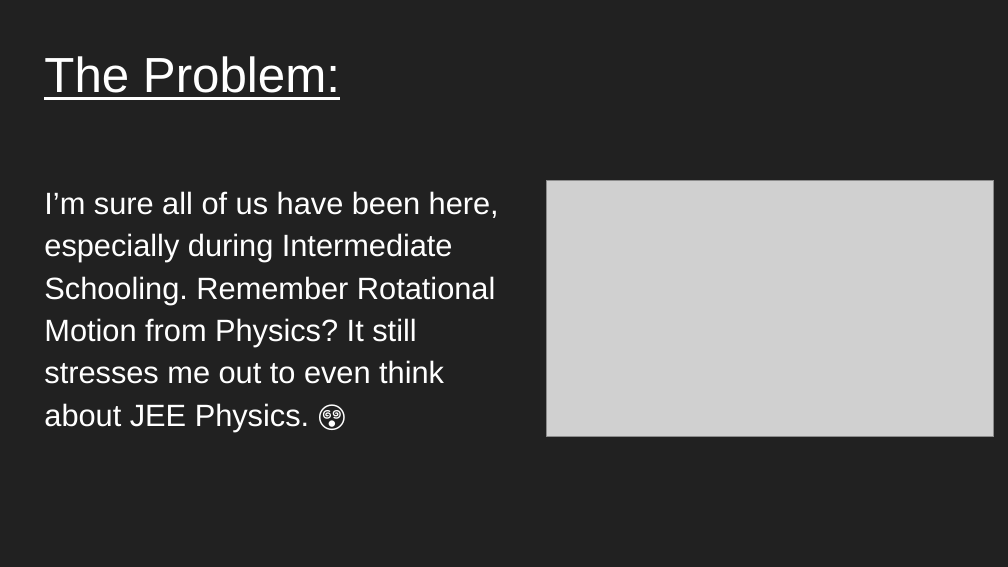
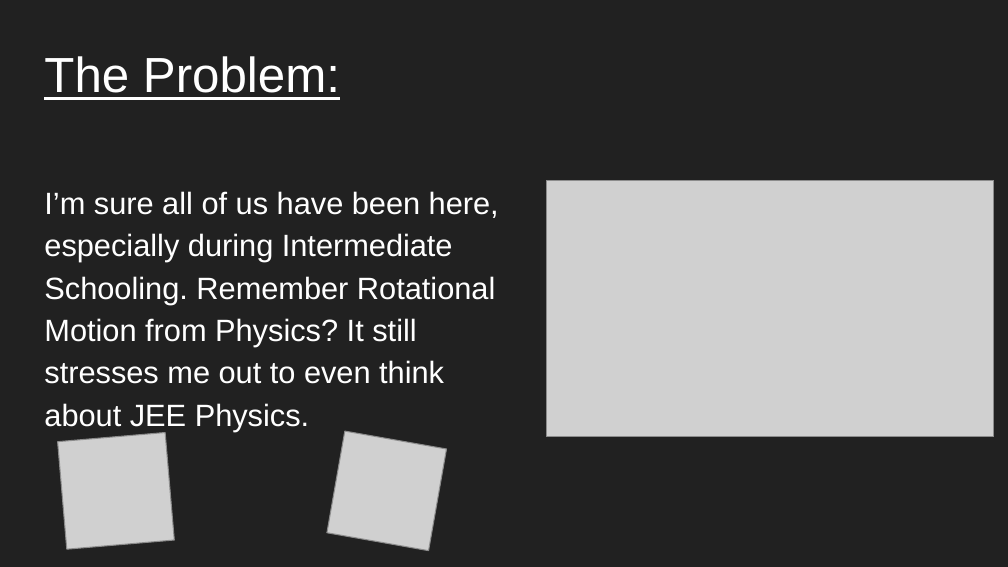
Before and after one commit to haardshah234/Quantasim, a slide deck: slide 2 of Ideathon.pptx. Drawn at 1008x567 pixels with LibreOffice and Linux fonts; fonts in the diff are those of the drawing; grey boxes stand for pictures. Boxes give left, top, right and bottom in pixels: in the first picture for what was removed or moved away, otherwise in the second. Text is boxed around its words. In the diff, an @@ line names an element or a change of style, - is before the commit and + after.

```diff
--- a/Ideathon.pptx
+++ b/Ideathon.pptx
@@ text at (x1=44, y1=191, x2=499, y2=432): text changed @@
-I’m sure all of us have been here, especially during Intermediate Schooling. Remember Rotational Motion from Physics? It still stresses me out to even think about JEE Physics. 😵
+I’m sure all of us have been here, especially during Intermediate Schooling. Remember Rotational Motion from Physics? It still stresses me out to even think about JEE Physics.
@@ picture added at (x1=58, y1=433, x2=175, y2=550) @@
@@ picture added at (x1=327, y1=431, x2=446, y2=550) @@
```
